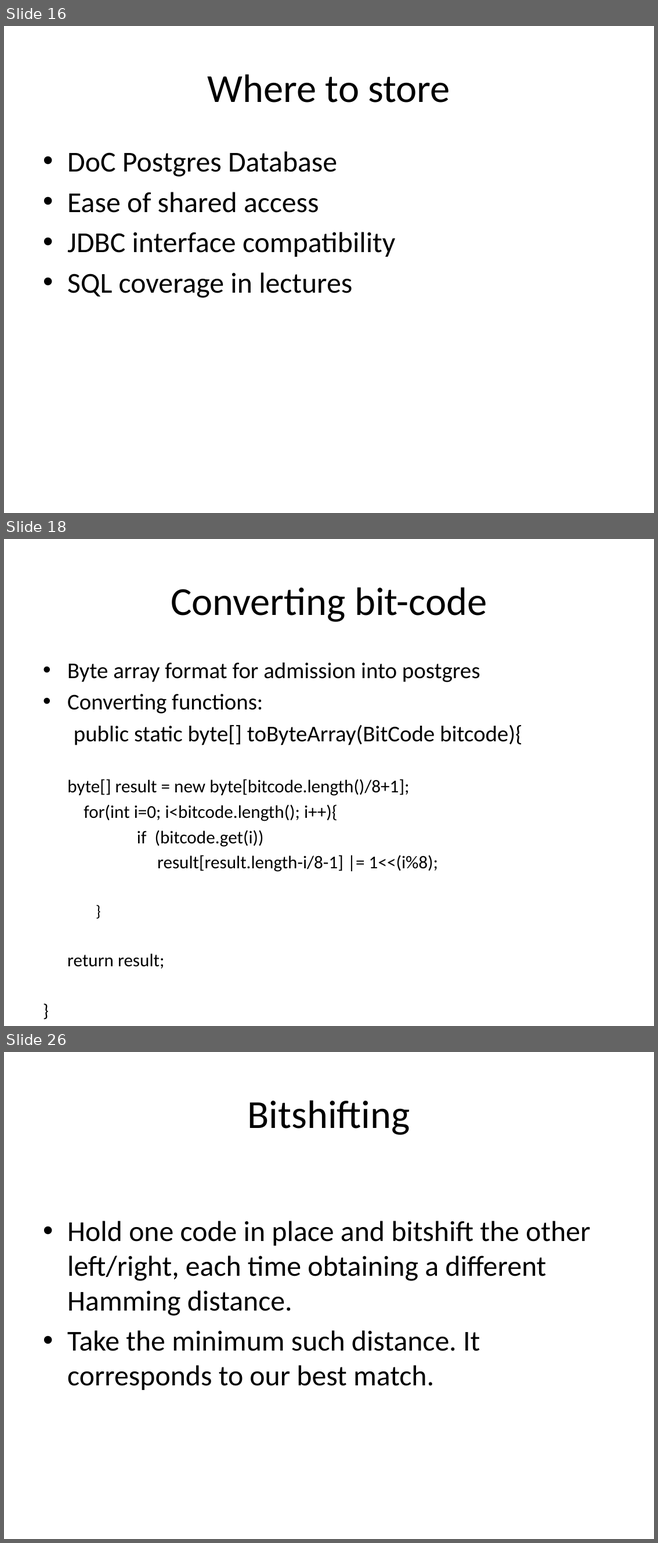
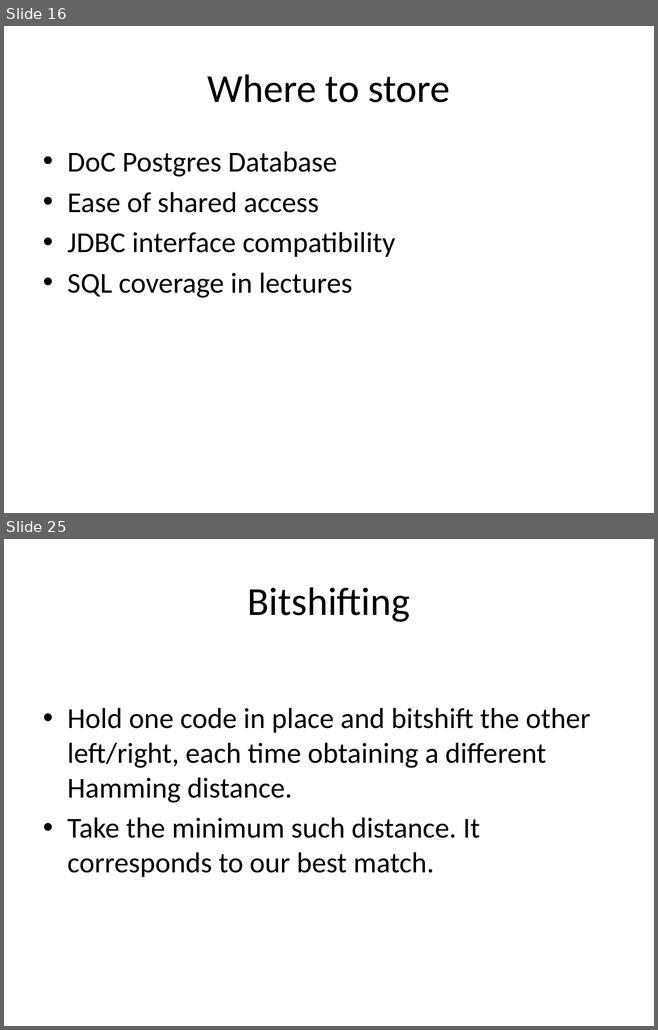
Before and after one commit to chetanadey77/irisrecognition09, a slide deck: Reports/Group_Presentation.pptx. Shown one above the other, each under a label of ours: slides 16, 18 and 26 before the commit, slides 16 and 25 after it; the slides between them are not shown. The pictures are 658x1543 and 658x1030 pixels, drawn with LibreOffice and Linux fonts; fonts in the diff are those of the drawing; background and template pictures are left out. Boxes give left, top, right and bottom in pixels: in the first picture for what was removed or moved away, otherwise in the second. Text is boxed around its words. In the diff, an @@ line names an element or a change of style, - is before the commit and + after.

```diff
--- a/Reports/Group_Presentation.pptx
+++ b/Reports/Group_Presentation.pptx
@@ slide 18 removed at (x1=4, y1=539, x2=654, y2=1026), background picture (left out) @@
@@ title removed at (x1=170, y1=587, x2=487, y2=622) @@
-Converting bit-code
@@ text removed at (x1=67, y1=663, x2=522, y2=969) @@
-• Byte array format for admission into postgres
-• Converting functions:
-public static byte[] toByteArray(BitCode bitcode){
-byte[] result = new byte[bitcode.length()/8+1];
-for(int i=0; i<bitcode.length(); i++){
-if (bitcode.get(i))
-result[result.length-i/8-1] |= 1<<(i%8);
-  }
-return result;
-}
@@ what was slide 26 is now slide 25 @@
```
Also in this commit, not shown: 11 slides changed, 1 other file.
